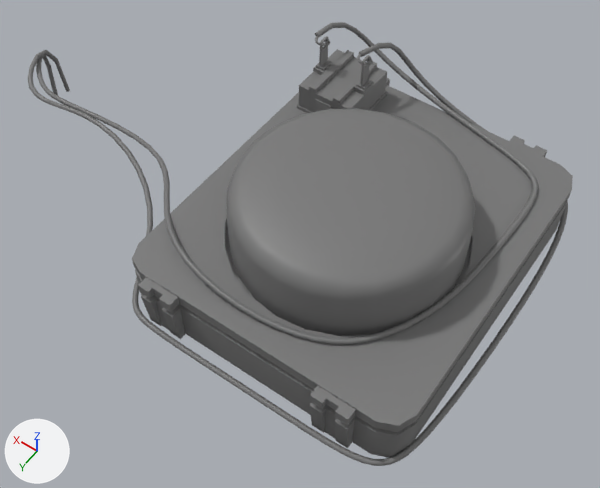
An edit to the FBX model Assets/PreFab/Roni/assets/Button/foildispenser.fbx, drawn before and after from the same camera.
Before and after are seen from a 50 mm camera at (-5.09, 8.7, 13.7) aimed at (1.37, -0.34, -0.51). Arrows for +X, +Y and +Z are at lower left; the lights stay in place.

Script lines for the objects in view, before the commit:
```python
me_cube_021 = bpy.data.meshes.new('Cube.021')
me_cube_021.from_pydata(...)  # 1892 vertices, 1936 faces; spans x -3.38..10.27, y -4.46..3.42, z -1.62..2.72
me_cube_021.materials.append(mat_foil_dispenser)  # grey #787878
ob_foil_dispenser = bpy.data.objects.new('foil dispenser', me_cube_021)
ob_foil_dispenser.location = (0.0, 0.0, 0.0)
```
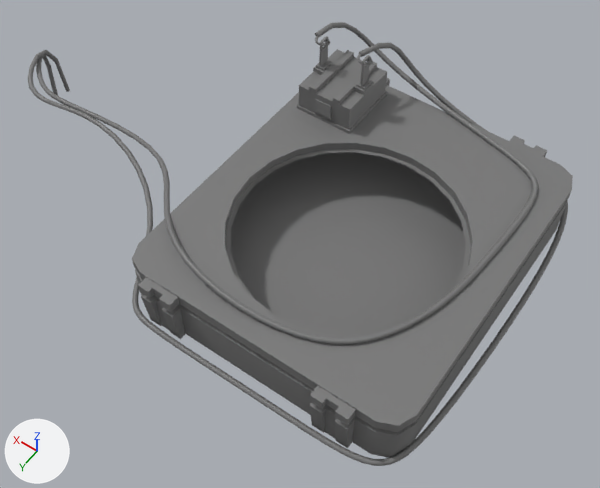
Commit message: foil dispenser button

Location of each change, (x1, y1, x2, y2) in pixels of the pictures (600 x 488 px):
part 1 of me_cube_021, deleted: before (226, 108, 476, 336)

Patch to the scene script:
```diff
--- a/Assets/PreFab/Roni/assets/Button/foildispenser.fbx.py
+++ b/Assets/PreFab/Roni/assets/Button/foildispenser.fbx.py
@@ me_cube_021 @@
 # used by ob_foil_dispenser; location = (0.0, 0.0, 0.0)
-me_cube_021.from_pydata(...)  # 1892 vertices, 1936 faces; spans x -3.38..10.27, y -4.46..3.42, z -1.62..2.72
+me_cube_021.from_pydata(...)  # 1771 vertices, 1792 faces; spans x -3.38..10.27, y -4.46..3.42, z -1.62..2.72
+# me_cube_021 part 1
+# 121 vertices are removed from x -2.28..2.28, y -2.28..2.28, z 1.27..2.66
+# 144 faces are deleted
 me_cube_021.materials.append(mat_foil_dispenser)
```
